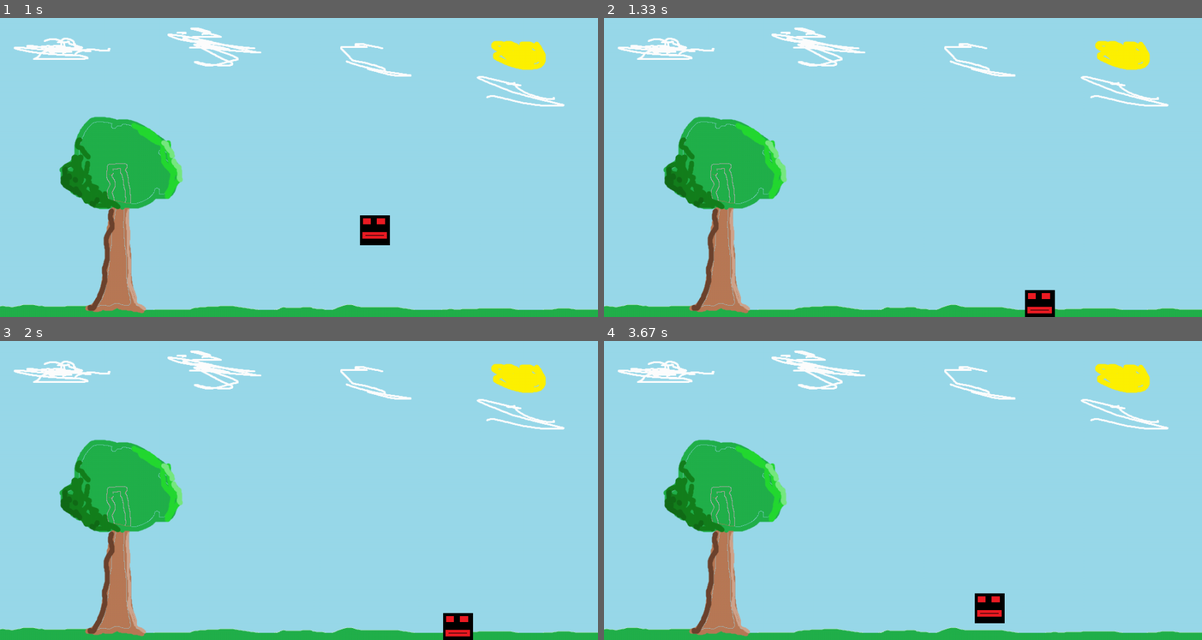
Above: before the commit, frames 1-4 (two rows, left to right).
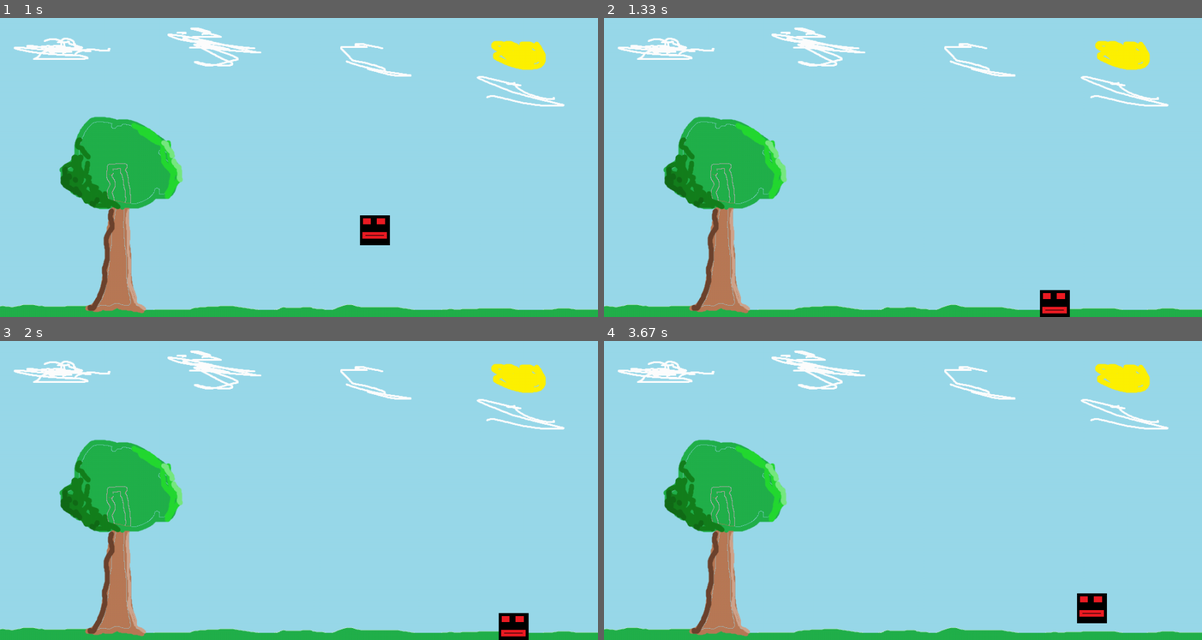
Above: after the commit, the same moments.

Repository: torpeedoo/Basic-pygame-movement
Game: pygame game, started from main.py
The game is run twice, just before and just after one commit, with the same random seed, the same clock (stepped at 60 frames per second) and the same inputs.
Inputs:
- Up to frame 1 (1 s): hold D 0.33-0.8 s; hold D from 0.83 s (still down)
- Up to frame 2 (1.33 s): release D at 1.3 s
- Up to frame 3 (2 s): hold A 1.33-1.87 s; hold A from 1.9 s (still down)
- Up to frame 4 (3.67 s): release A at 2.3 s; hold D 2.33-2.97 s; hold A 3-3.47 s; hold D from 3.5 s (still down); tap Space at 3.57 s

Frame 1 is identical in both runs. In frame 2, 0.5% of the frame differs, in the area x 70-78%, y 90-100%; in frame 3, 0.9%; in frame 4, 1.0%, in the area x 62-85%, y 84-95%.

Commit message:
Drift Issue
Fixed issue where player would drift left when no inputs were detected.

Diff:
--- a/main.py
+++ b/main.py
@@ -45,11 +45,9 @@
 
         #key hold listener
         if keys[pg.K_a]:
-            if abs(playerVelocityX)<5:
-                playerVelocityX = playerVelocityX-0.2
+            if abs(playerVelocityX)<7: playerVelocityX = playerVelocityX-0.2
         if keys[pg.K_d]:
-            if abs(playerVelocityX)<5:
-                playerVelocityX = playerVelocityX+0.2
+            if abs(playerVelocityX)<7: playerVelocityX = playerVelocityX+0.2
 
 
         #showing images on screen
@@ -68,8 +66,13 @@
         #simulating air drag/ground friction
         if playerVelocityX<0:
             playerVelocityX = playerVelocityX+0.06
+        elif playerVelocityX<0.1 and playerVelocityX>0:
+            playerVelocityX=0
+
         if playerVelocityX>0:
             playerVelocityX = playerVelocityX-0.06
+        elif playerVelocityX>-0.1 and playerVelocityX<0:
+            playerVelocityX=0
 
 
         #ground collision
@@ -87,7 +90,7 @@
             playerLocationX=1050
 
 
-        print(math.floor(playerLocationX), math.floor(playerLocationY), math.floor(playerVelocityX), math.floor(playerVelocityY), grounded)
+        print(math.floor(playerLocationX), math.floor(playerLocationY), playerVelocityX, math.floor(playerVelocityY), grounded)
         pg.display.update()
 
     pg.quit()
